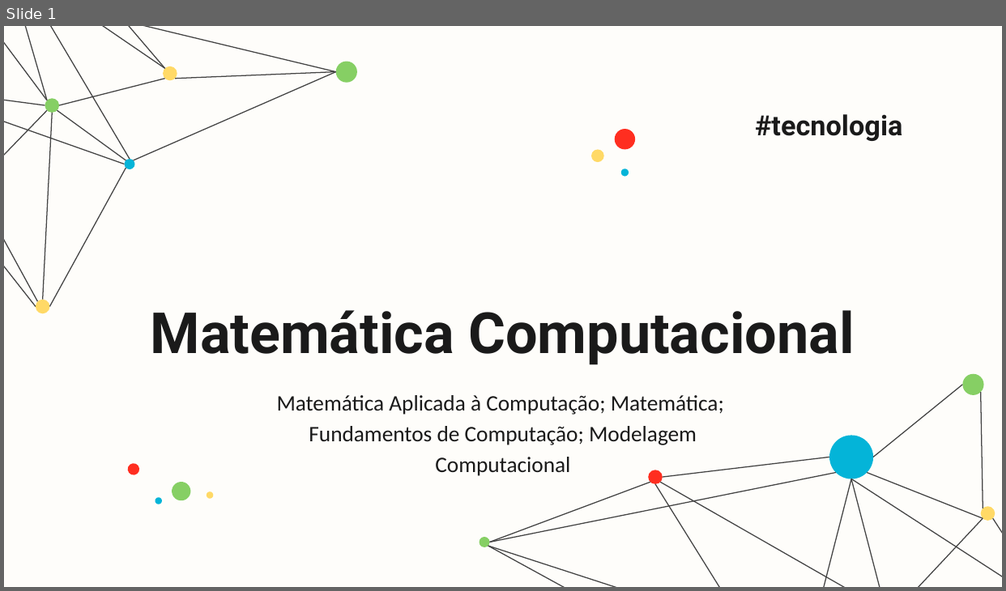
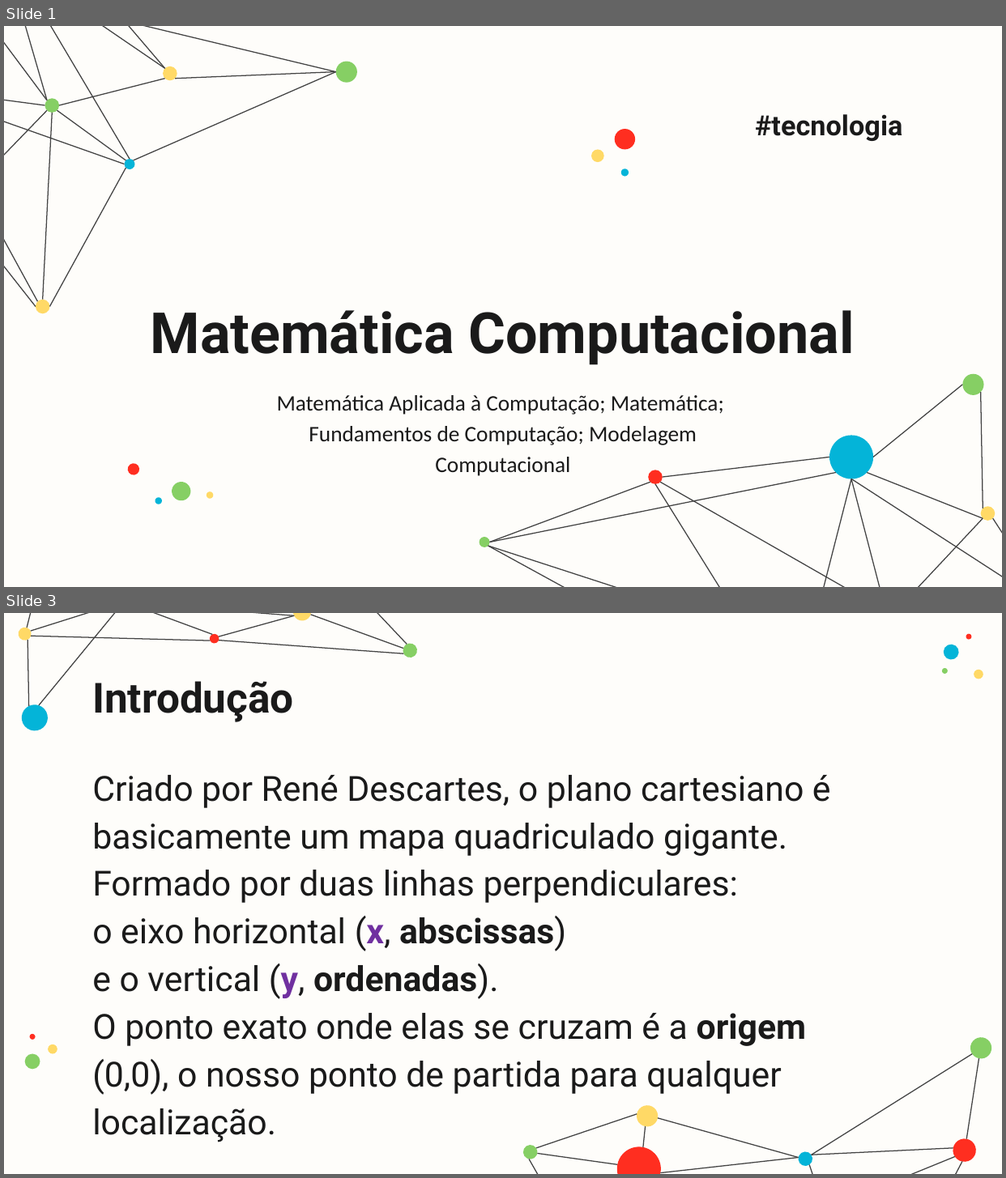
Before and after one commit to danhpaiva/una-teach-mca-202602, a slide deck: slide/teorica/05/05.mc.pptx. Shown one above the other, each under a label of ours: slide 1 before the commit, slides 1 and 3 after it; the slides between them are not shown. The pictures are 1006x591 and 1006x1178 pixels, drawn with LibreOffice and Linux fonts; fonts in the diff are those of the drawing. Boxes give left, top, right and bottom in pixels: in the first picture for what was removed or moved away, otherwise in the second. Text is boxed around its words. In the diff, an @@ line names an element or a change of style, - is before the commit and + after.

```diff
--- a/slide/teorica/05/05.mc.pptx
+++ b/slide/teorica/05/05.mc.pptx
@@ slide 3 added at <box>4,613,1002,1174</box>, background #FEFDFA @@
@@ title added at <box>92,681,294,722</box>, 30 pt, text #1A1A1A, bold @@
+Introdução
@@ group added at <box>25,634,983,1069</box>: 7 ellipses @@
@@ subtitle added at <box>92,775,831,1143</box>, 25 pt, text #1A1A1A @@
+Criado por René Descartes, o plano cartesiano é basicamente um mapa quadriculado gigante.
+Formado por duas linhas perpendiculares:
+o eixo horizontal (x, abscissas)
+e o vertical (y, ordenadas).
+O ponto exato onde elas se cruzam é a origem
+(0,0), o nosso ponto de partida para qualquer localização.
@@ group added at <box>16,613,995,1174</box>: 23 lines, 11 ellipses @@
```
Also in this commit, not shown: 2 slides changed, 30 other slides added, 5 slides removed, 1 other file.
